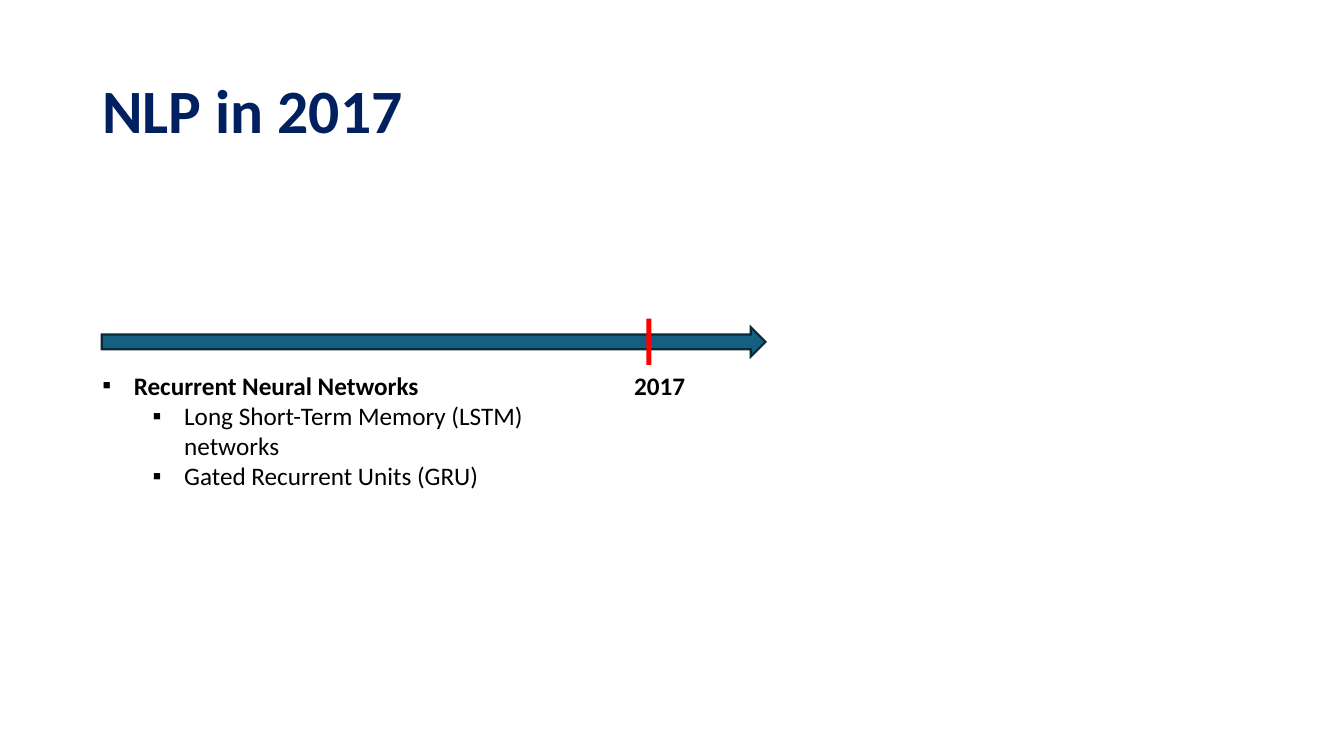
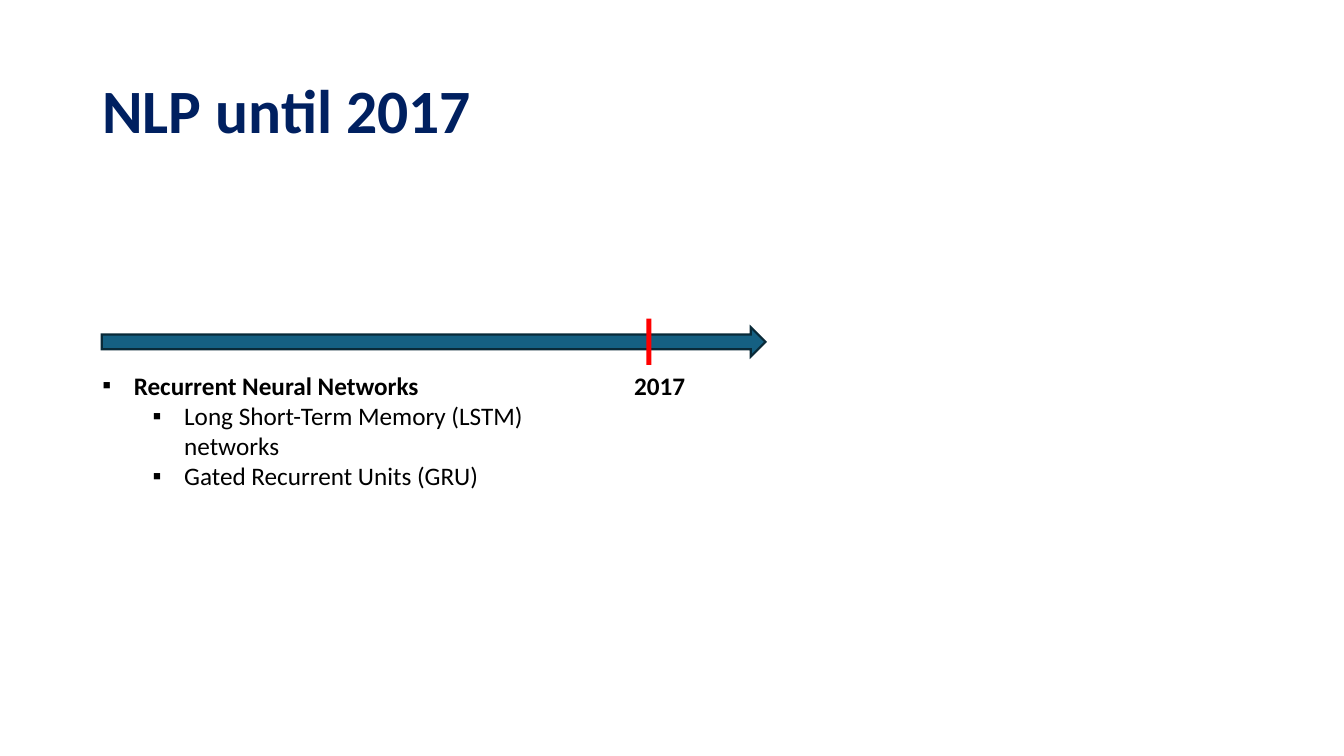
Before and after one commit to tanquangduong/transformer-pt, a slide deck: slide 3 of presentation/Introduction to Transformer.pptx. Drawn at 1344x756 pixels with LibreOffice and Linux fonts; fonts in the diff are those of the drawing. Boxes give left, top, right and bottom in pixels: in the first picture for what was removed or moved away, otherwise in the second. Text is boxed around its words. In the diff, an @@ line names an element or a change of style, - is before the commit and + after.

```diff
--- a/presentation/Introduction to Transformer.pptx
+++ b/presentation/Introduction to Transformer.pptx
@@ title at (102,89,471,134): text changed @@
-NLP in 2017
+NLP until 2017
```
Also in this commit, not shown: 3 other slides changed, 3 slides added, 2 slides removed, 2 other files.
